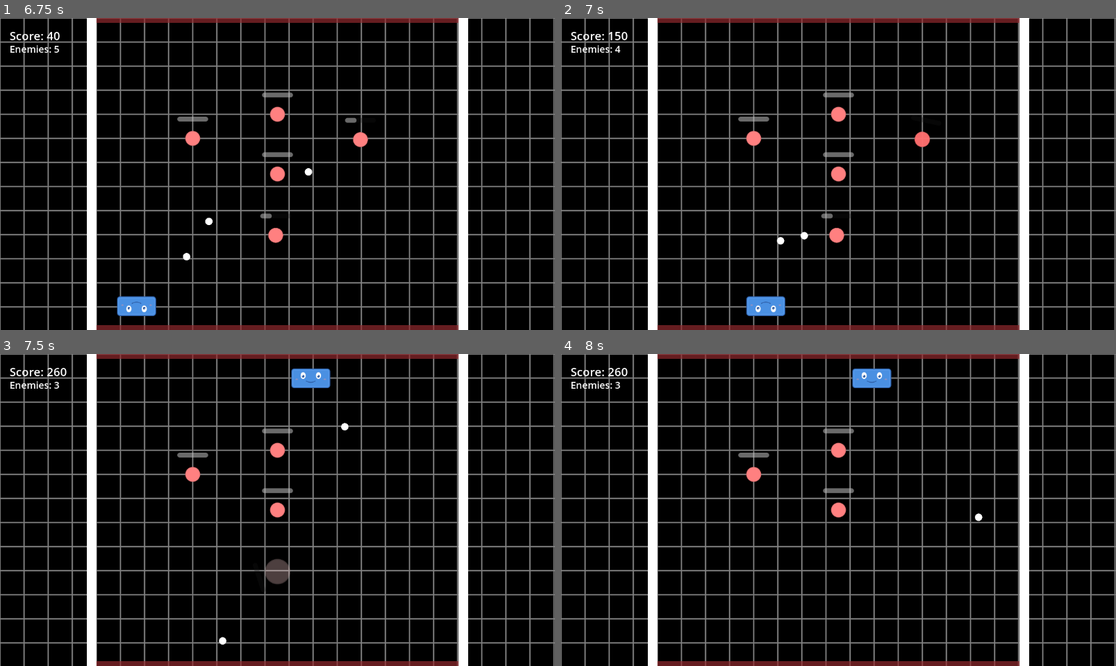
Above: before the commit, frames 1-4 (two rows, left to right).
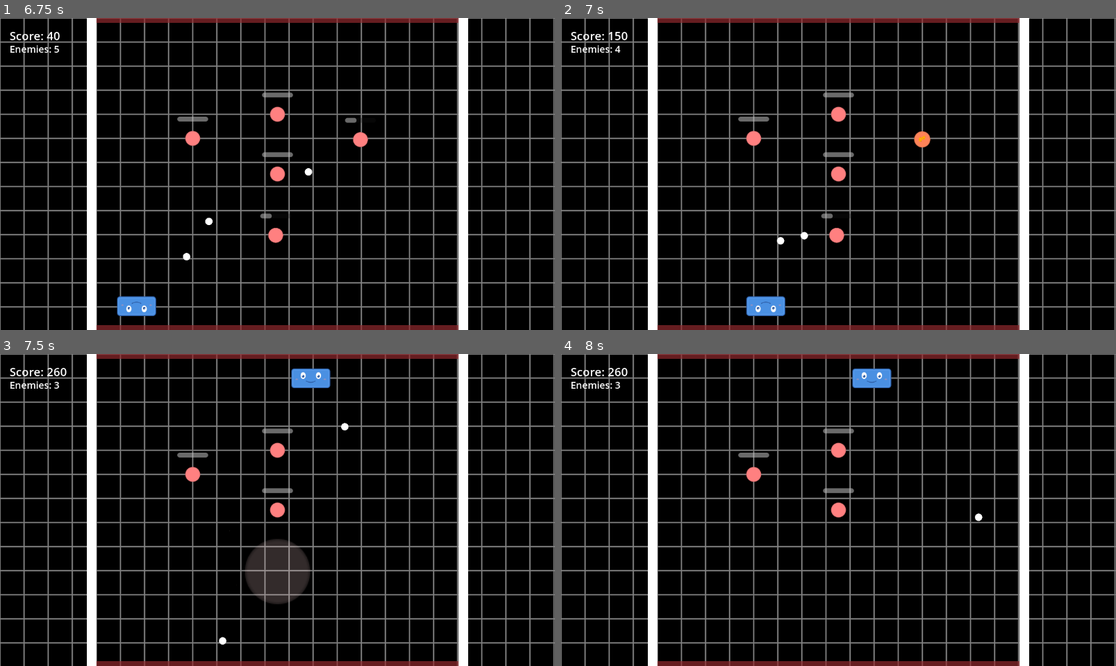
Above: after the commit, the same moments.

Repository: Nicheen/GameJamSummer2025
Game: Godot game, scene res://scenes/menus/main_menu.tscn
Two runs of this game, one before a commit and one after it. Both use one fixed random seed, a clock stepped at 60 frames per second and the inputs below.
Inputs (mouse positions are in pixels of both pictures, inside the frame that each line leads up to):
- Up to frame 1 (6.75 s): click "START GAME" at 0.5 s; tap Enter (ui_accept) at 1.25, 1.52, 2.27, 3.77, 4.52, 5.27, 6.5 s; move the mouse to (399, 158) at 1.27 s; hold D (move_right) 1.28-2.03 s; click (399, 158) at 1.35 s; move the mouse to (166, 189) at 2.02 s; hold S (teleport_down) 2.03-2.78 s; click (166, 189) at 2.1 s; move the mouse to (333, 105) at 2.77 s; hold D (move_right) 2.78-3.53 s; click (333, 105) at 2.85 s; move the mouse to (249, 236) at 3.52 s; hold W (teleport_up) 3.53-4.28 s; click (249, 236) at 3.6 s; move the mouse to (444, 220) at 4.27 s; hold A (move_left) 4.28-5.78 s; click (444, 220) at 4.35 s; move the mouse to (111, 127) at 5.02 s; click (111, 127) at 5.1 s; move the mouse to (305, 174) at 5.77 s; hold S (teleport_down) 5.78-6.53 s; click (305, 174) at 5.85 s; move the mouse to (194, 96) at 6.52 s; hold D (move_right) from 6.53 s (still down); click (194, 96) at 6.6 s
- Up to frame 2 (7 s): keep holding D (move_right); tap Enter (ui_accept) at 6.77 s
- Up to frame 3 (7.5 s): move the mouse to (399, 494) at 7.27 s; release D (move_right) at 7.28 s; hold W (teleport_up) from 7.28 s (still down); click (399, 494) at 7.35 s
- Up to frame 4 (8 s): keep holding W (teleport_up); tap Enter (ui_accept) at 7.52 s

Frame 1 is identical in both runs. In frame 2, less than 0.1% of the frame differs, in the area x 63-67%, y 31-42%; in frame 3, 1.8%, in the area x 44-56%, y 59-81%; in frame 4, nothing differs.

Commit message:
Better enemy death animation

Diff:
--- a/gamejamsummer2025/scripts/enemy.gd
+++ b/gamejamsummer2025/scripts/enemy.gd
@@ -98,20 +98,94 @@
 		queue_free()
 		return
 
-	# Death animation
+	# Disable collision immediately
+	if collision_shape:
+		collision_shape.disabled = true
+
+	# Hide health bar
+	if health_bar:
+		health_bar.visible = false
+
+	# Create explosion effect with sequential phases
 	var tween = create_tween()
-	tween.set_parallel(true)
-
-	# Fade out and scale up
-	tween.tween_property(sprite, "modulate", Color.TRANSPARENT, 0.5)
-	tween.tween_property(sprite, "scale", sprite.scale * 2.0, 0.5)
-	tween.tween_property(self, "rotation", PI * 2, 0.5)
+
+	# Phase 1: Quick expansion and flash to yellow (explosion start)
+	tween.parallel().tween_property(sprite, "scale", sprite.scale * 1.8, 0.15)
+	tween.parallel().tween_property(sprite, "modulate", Color.YELLOW, 0.1)
+
+	# Phase 2: Bright flash to white (explosion peak)
+	tween.tween_property(sprite, "modulate", Color.WHITE, 0.05)
+
+	# Phase 3: Rapid expansion with color change (explosion expansion)
+	tween.parallel().tween_property(sprite, "scale", sprite.scale * 3.5, 0.2)
+	tween.parallel().tween_property(sprite, "modulate", Color.ORANGE, 0.15)
+
+	# Phase 4: Final expansion and fade (explosion dissipation)
+	tween.parallel().tween_property(sprite, "scale", sprite.scale * 5.0, 0.25)
+	tween.parallel().tween_property(sprite, "modulate", Color.TRANSPARENT, 0.25)
+
+	# Optional: Add some particles or additional visual effects
+	create_explosion_particles()
+
+	# Wait for animation then destroy
+	await tween.finished
+	queue_free()
+
+# Optional: Create simple particle-like effects for explosion
+func create_explosion_particles():
+	# Create several small "debris" sprites that fly outward
+	for i in range(6):
+		var particle = Sprite2D.new()
+		particle.texture = sprite.texture
+		particle.scale = Vector2(0.1, 0.1)
+		particle.modulate = Color.ORANGE
+		particle.global_position = global_position
+
+		# Add to parent scene
+		get_parent().add_child(particle)
+
+		# Random direction and distance
+		var angle = randf() * TAU  # Full circle in radians
+		var distance = randf_range(50, 150)
+		var target_pos = global_position + Vector2(cos(angle), sin(angle)) * distance
+
+		# Animate particle
+		var particle_tween = create_tween()
+		particle_tween.set_parallel(true)
+		particle_tween.tween_property(particle, "global_position", target_pos, 0.4)
+		particle_tween.tween_property(particle, "modulate", Color.TRANSPARENT, 0.4)
+		particle_tween.tween_property(particle, "scale", Vector2.ZERO, 0.4)
+
+		# Clean up particle
+		particle_tween.finished.connect(func(): particle.queue_free())
+
+# Alternative simpler explosion effect (if you prefer less particles)
+func play_simple_explosion_effect():
+	if not sprite:
+		queue_free()
+		return
 
 	# Disable collision
 	if collision_shape:
 		collision_shape.disabled = true
-
-	# Wait for animation then destroy
+	if health_bar:
+		health_bar.visible = false
+
+	# Simple but effective explosion
+	var tween = create_tween()
+	tween.set_parallel(true)
+
+	# Quick flash and expand
+	tween.tween_property(sprite, "modulate", Color.WHITE, 0.05)
+	tween.tween_property(sprite, "scale", sprite.scale * 2.5, 0.2)
+
+	# Fade to orange/red and continue expanding
+	tween.tween_property(sprite, "modulate", Color.ORANGE_RED, 0.15)
+	tween.tween_property(sprite, "scale", sprite.scale * 4.0, 0.3)
+
+	# Final fade out
+	tween.tween_property(sprite, "modulate", Color.TRANSPARENT, 0.2)
+
 	await tween.finished
 	queue_free()
 
